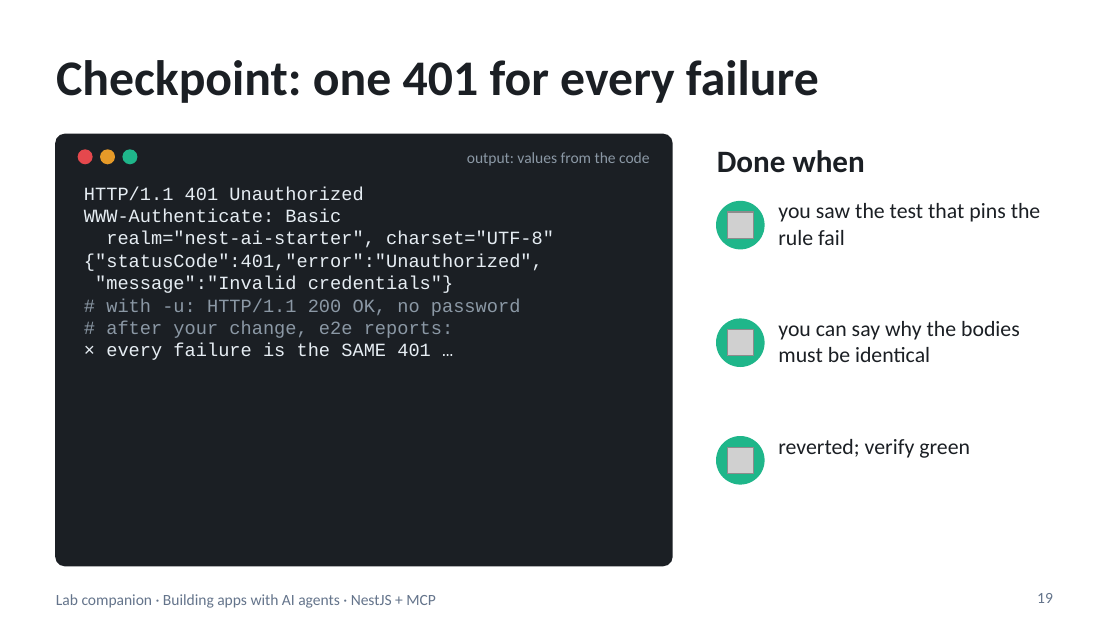
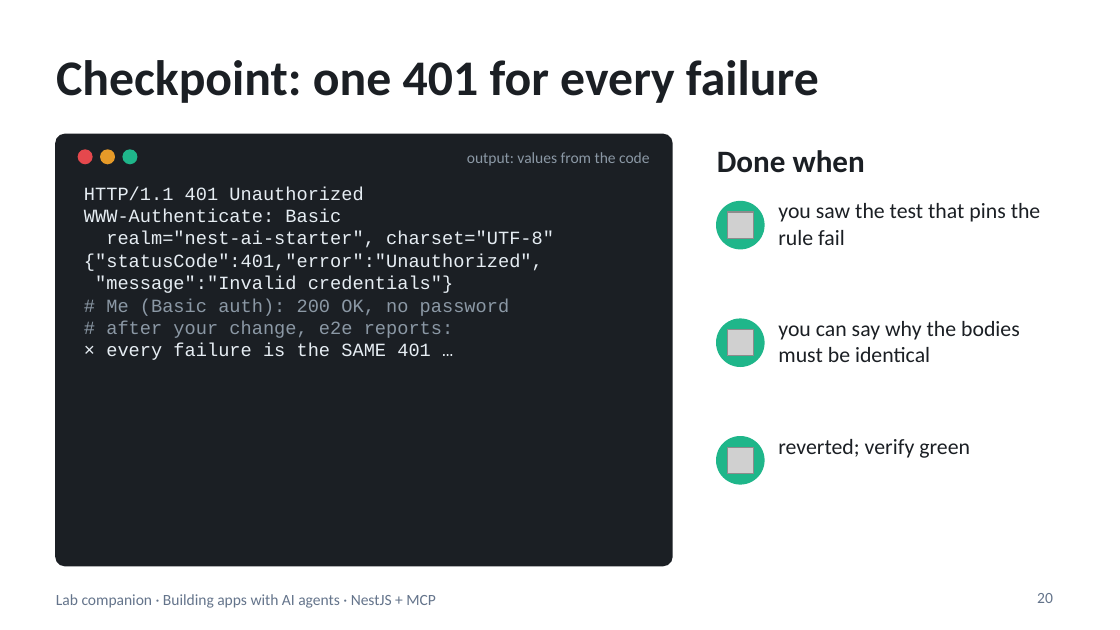
Before and after one commit to blazaga/ai-training-modules, a slide deck: slide 20 of docs/ai-agent-training/slides/lab-companion.pptx (slide 19 before the commit). Drawn at 1120x630 pixels with LibreOffice and Linux fonts; fonts in the diff are those of the drawing; grey boxes stand for pictures. Boxes give left, top, right and bottom in pixels: in the first picture for what was removed or moved away, otherwise in the second. Text is boxed around its words. In the diff, an @@ line names an element or a change of style, - is before the commit and + after.

```diff
--- a/docs/ai-agent-training/slides/lab-companion.pptx
+++ b/docs/ai-agent-training/slides/lab-companion.pptx
@@ text at (106,299,510,316): text changed @@
-# with -u: HTTP/1.1 200 OK, no password
+# Me (Basic auth): 200 OK, no password
@@ page number at (1037,593,1053,603): text changed @@
-19
+20
```
Also in this commit, not shown: 7 other slides changed, 4 slides added, 3 slides removed, 10 other files.
